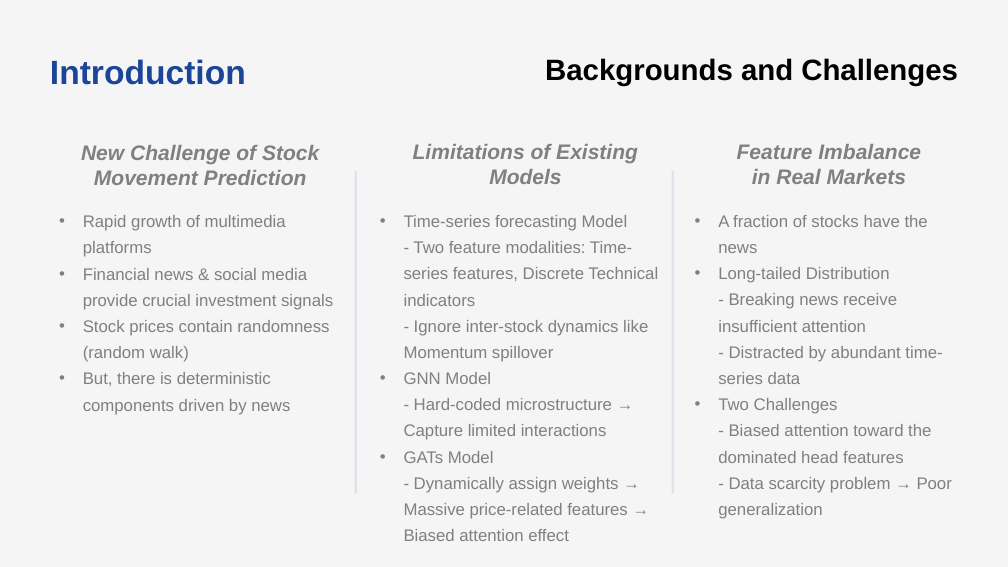
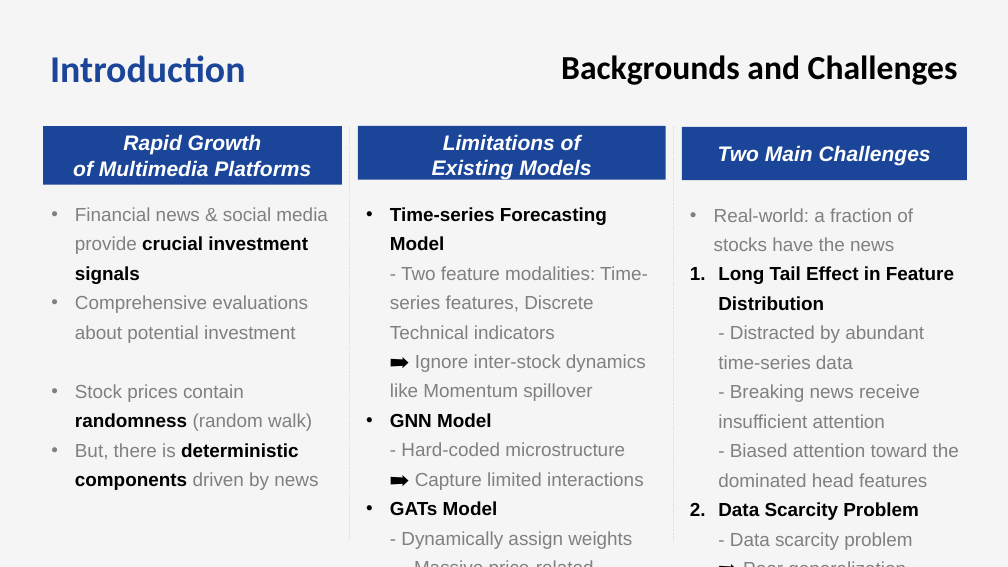
Before and after one commit to bts1991/study, a slide deck: slide 3 of 논문 Review/Others/paper_review.pptx. Drawn at 1008x567 pixels with LibreOffice and Linux fonts; fonts in the diff are those of the drawing. Boxes give left, top, right and bottom in pixels: in the first picture for what was removed or moved away, otherwise in the second. Text is boxed around its words. In the diff, an @@ line names an element or a change of style, - is before the commit and + after.

```diff
--- a/논문 Review/Others/paper_review.pptx
+++ b/논문 Review/Others/paper_review.pptx
@@ text "Introduction" at bbox=[50, 55, 245, 83]: size 32 to 36 pt, font Arial to Calibri @@
@@ text "Backgrounds and Challenges": place and size @@
-text "Backgrounds and Challenges" at bbox=[545, 58, 958, 86]
+text "Backgrounds and Challenges" at bbox=[561, 55, 958, 85]
@@ text "Backgrounds and Challenges" at bbox=[561, 55, 958, 85]: size 28 to 32 pt, font Arial to Calibri @@
@@ rectangle "Rapid Growth" at bbox=[43, 126, 342, 185]: fill none to #1B4599 @@
@@ rectangle "Rapid Growth": place and size @@
-rectangle "Rapid Growth" at bbox=[81, 145, 319, 185]
+rectangle "Rapid Growth" at bbox=[43, 126, 342, 185]
@@ text in rectangle at bbox=[73, 134, 311, 177]: text changed; text colour #808080 to #FFFFFF @@
-New Challenge of Stock Movement Prediction
+Rapid Growth
+of Multimedia Platforms
@@ line moved from (355, 171) - (355, 494) to (350, 127) - (350, 541) @@
@@ line (350, 127) - (350, 541): stroke #1B4599 2 pt to #D9D9D9 1 pt dashed @@
@@ rectangle "Limitations of": place and size @@
-rectangle "Limitations of" at bbox=[413, 144, 638, 184]
+rectangle "Limitations of" at bbox=[358, 126, 665, 179]
@@ rectangle "Limitations of" at bbox=[358, 126, 665, 179]: fill none to #1B4599 @@
@@ text in rectangle at bbox=[432, 134, 591, 180]: text changed; text colour #808080 to #FFFFFF @@
-Limitations of Existing Models
+Limitations of
+Existing Models
@@ line moved from (673, 171) - (673, 494) to (674, 127) - (674, 541) @@
@@ line (674, 127) - (674, 541): stroke #1B4599 2 pt to #D9D9D9 1 pt dashed @@
@@ rectangle "Two Main Challenges": place and size @@
-rectangle "Two Main Challenges" at bbox=[737, 144, 921, 184]
+rectangle "Two Main Challenges" at bbox=[682, 127, 967, 181]
@@ rectangle "Two Main Challenges" at bbox=[682, 127, 967, 181]: vertical alignment top to middle; fill none to #1B4599 @@
@@ text in rectangle at bbox=[718, 145, 931, 166]: text changed; text colour #808080 to #FFFFFF @@
-Feature Imbalance
-in Real Markets
+Two Main Challenges
@@ text "Financial news & social media ...": place and size @@
-text "Financial news & social media ..." at bbox=[83, 215, 333, 415]
+text "Financial news & social media ..." at bbox=[75, 207, 327, 490]
@@ text at bbox=[75, 207, 327, 490]: size 16 to 18 pt in "Financial news & social media provide crucial ...", "Stock prices contain randomness (random walk)", "But, there is deterministic components driven by ..."; text colour #808080 to #000000, bold on in "crucial investment signals", "randomness", "deterministic components" @@
@@ text at bbox=[390, 207, 648, 549]: text changed; size 16 to 18 pt @@
-  • Time-series forecasting Model
-    - Two feature modalities: Time-series features, Discrete Technical indicators
-    - Ignore inter-stock dynamics like Momentum spillover
-  • GNN Model
-    - Hard-coded microstructure → Capture limited interactions
-  • GATs Model
-    - Dynamically assign weights → Massive price-related features → Biased attention effect
+  • Time-series Forecasting Model
+    - Two feature modalities: Time-series features, Discrete Technical indicators
+    ➡️ Ignore inter-stock dynamics like Momentum spillover
+  • GNN Model
+    - Hard-coded microstructure
+    ➡️ Capture limited interactions
+  • GATs Model
+    - Dynamically assign weights
+    → Massive price-related features ➡️ Biased attention effect
@@ text at bbox=[714, 208, 959, 550]: text changed; size 16 to 18 pt @@
-  • A fraction of stocks have the news
-  • Long-tailed Distribution
-    - Breaking news receive insufficient attention
-    - Distracted by abundant time-series data
-  • Two Challenges
-    - Biased attention toward the dominated head features
-    - Data scarcity problem → Poor generalization
+  • Real-world: a fraction of stocks have the news
+  1. Long Tail Effect in Feature Distribution
+     - Distracted by abundant time-series data
+     - Breaking news receive insufficient attention
+     - Biased attention toward the dominated head features
+  2. Data Scarcity Problem
+     - Data scarcity problem
+     ➡️ Poor generalization
@@ text at bbox=[83, 215, 286, 257]: paragraph removed @@
-  • Rapid growth of multimedia platforms
@@ text at bbox=[75, 295, 308, 343]: paragraph added @@
+  • Comprehensive evaluations about potential investment
```
Also in this commit, not shown: 3 other slides changed, 10 slides added, 1 slide removed, 1 other file.
